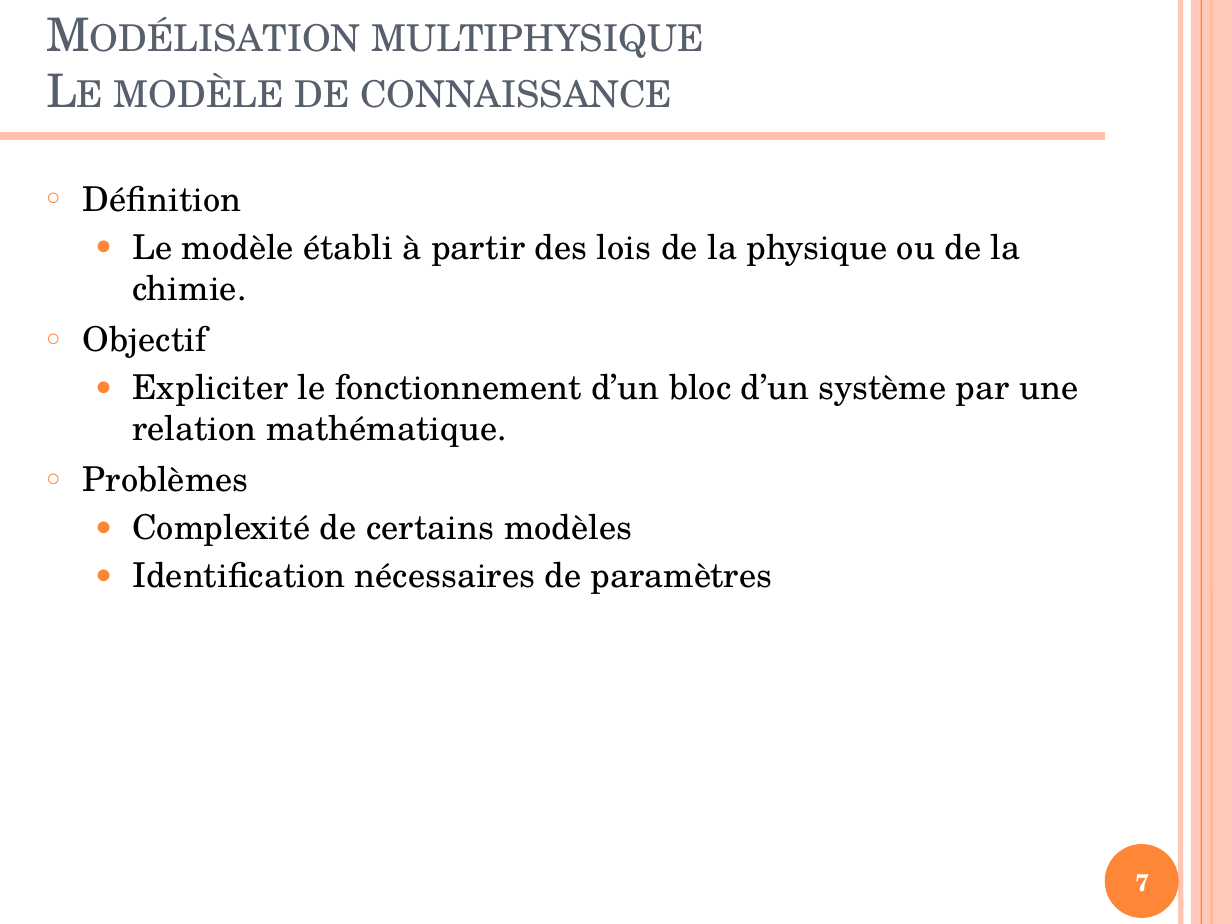
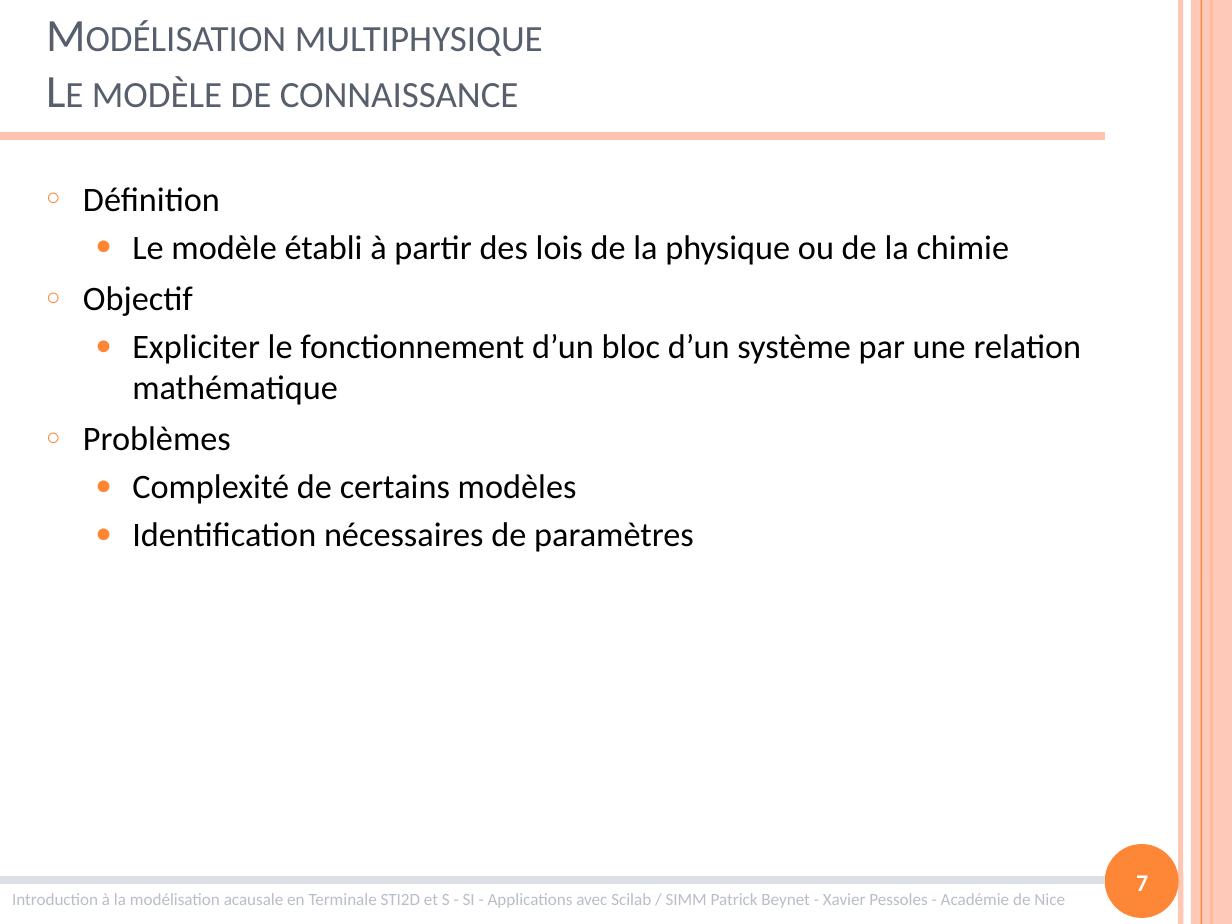
Before and after one commit to xpessoles/Formations, a slide deck: slide 7 of ModelisationMultiphysique/ModelisationMultiphysique.pptx. Drawn at 1232x924 pixels with LibreOffice and Linux fonts; fonts in the diff are those of the drawing. Boxes give left, top, right and bottom in pixels: in the first picture for what was removed or moved away, otherwise in the second. Text is boxed around its words. In the diff, an @@ line names an element or a change of style, - is before the commit and + after.

```diff
--- a/ModelisationMultiphysique/ModelisationMultiphysique.pptx
+++ b/ModelisationMultiphysique/ModelisationMultiphysique.pptx
@@ title "Modélisation multiphysique Le modèle de ..." at <box>92,27,543,107</box>: font TeX Gyre Schola to Calibri @@
@@ text at <box>83,187,694,552</box>: font TeX Gyre Schola to Calibri in "Définition", "Objectif", "Problèmes", "Complexité de certains modèles" and 1 more places @@
@@ text at <box>132,235,1010,265</box>: text changed; font TeX Gyre Schola to Calibri @@
-  ● Le modèle établi à partir des lois de la physique ou de la chimie.
+  ● Le modèle établi à partir des lois de la physique ou de la chimie
@@ text at <box>132,334,1082,405</box>: text changed; font TeX Gyre Schola to Calibri @@
-  ● Expliciter le fonctionnement d’un bloc d’un système par une relation mathématique.
+  ● Expliciter le fonctionnement d’un bloc d’un système par une relation mathématique
@@ page number at <box>1136,875,1148,891</box>: font TeX Gyre Schola to Calibri @@
@@ line added from (0, 880) to (1105, 880), #DCDFE3 4.5 pt @@
@@ text added at <box>12,893,1065,908</box>, 10 pt, text #B9BEC7 @@
+Introduction à la modélisation acausale en Terminale STI2D et S - SI - Applications avec Scilab / SIMM Patrick Beynet - Xavier Pessoles - Académie de Nice
```
Also in this commit, not shown: 21 other slides changed, 13 slides added, 7 slides removed.
